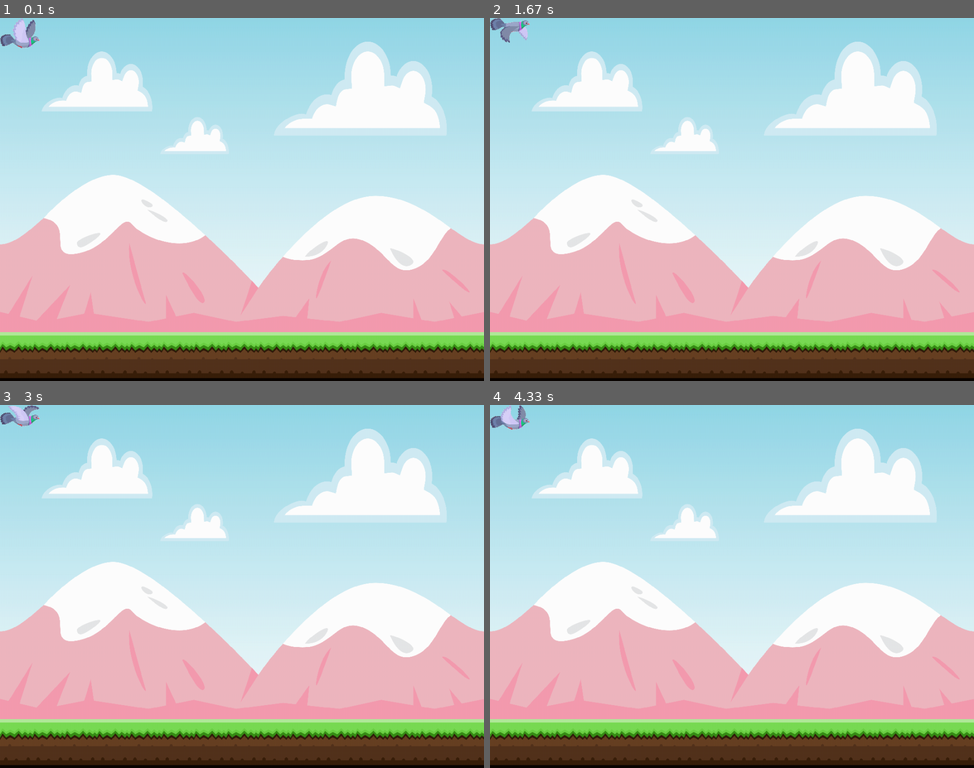
Above: before the commit, frames 1-4 (two rows, left to right).
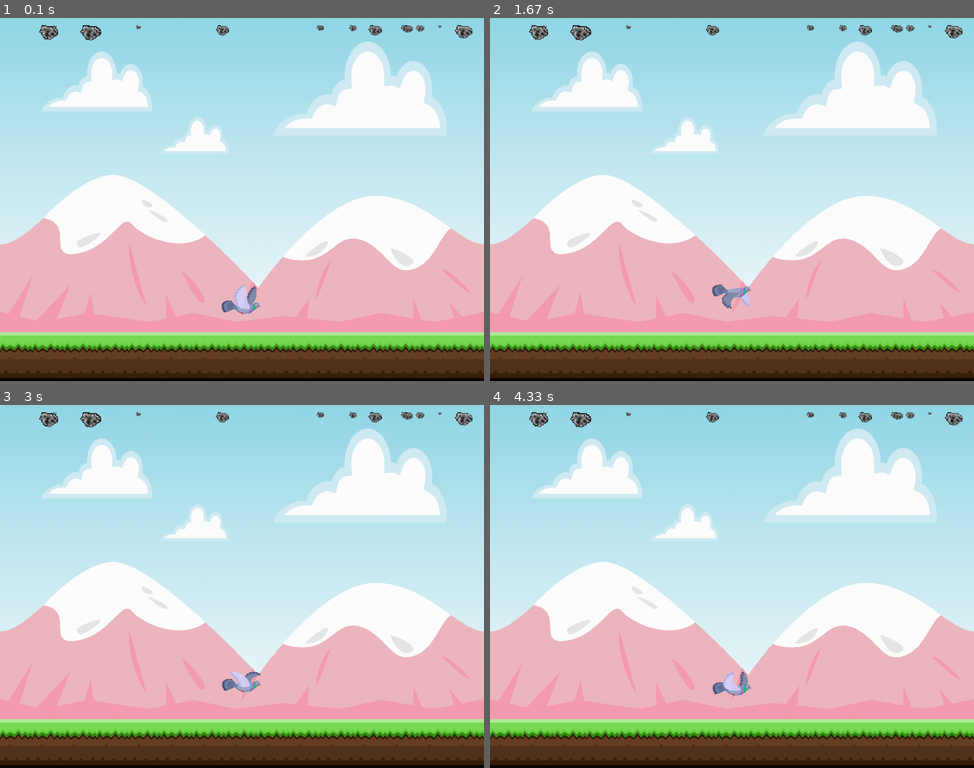
Above: after the commit, the same moments.

Repository: JanKrb/pygame-rocks
Game: pygame game, started from main.py
Same seed, same stepped clock (60 frames per second), same inputs: the game is played once before the commit and once after it.
Inputs:
- Up to frame 1 (0.1 s): no input
- Up to frame 2 (1.67 s): hold D 0.33-0.8 s; hold D 0.83-1.3 s; hold A from 1.33 s (still down)
- Up to frame 3 (3 s): release A at 1.87 s; hold A 1.9-2.3 s; hold D 2.33-2.97 s
- Up to frame 4 (4.33 s): hold A 3-3.47 s; hold D 3.5-3.97 s; hold D from 4 s (still down)

The runs differ from the first frame. In frame 1, 1.3% of the frame differs, in the area x 0-98%, y 0-82%; in frame 2, 1.2%; in frame 3, 1.2%; in frame 4, 1.2%.

Commit message:
Implement stone object

Diff:
--- a/main.py
+++ b/main.py
@@ -1,6 +1,7 @@
 from typing import Set
 import pygame
 import os
+import random
 
 class Settings:
     # Window settings
@@ -16,7 +17,9 @@
     path_fonts = os.path.join(path_assets, 'fonts')
 
     # Game settings
-    sprite_size_enemy = 0.4
+    sprite_size_pigeon = 0.4
+    max_spawn_attemps = 50
+    pigeon_bottom_offset = 200
 
 class Background:
     def __init__(self) -> None:
@@ -33,6 +36,59 @@
 
     def update(self) -> None:
         pass
+
+class PseudoStoneSprite(pygame.sprite.Sprite):
+    def __init__(self, pseudo_ratio) -> None:
+        super().__init__()
+
+        '''
+        This class is used for the find_free_space_on_y_axis of Stone.
+        The purpose of this class is to check if the pseudo sprite with the same width (but invisible) fits into a gap on the y axis
+        '''
+        self.image = pygame.image.load(os.path.join(Settings.path_images, 'stone.png'))
+        self.rect = self.image.get_rect()
+        self.rand_size_ratio = pseudo_ratio
+        self.resize_image()
+
+    def resize_image(self):
+        self.image = pygame.transform.scale(self.image, (
+            (self.rect.width * self.rand_size_ratio),
+            (self.rect.height * self.rand_size_ratio)
+        ))
+        self.rect = self.image.get_rect()
+
+class Stone(pygame.sprite.Sprite):
+    def __init__(self, game) -> None:
+        super().__init__()
+
+        self.image = pygame.image.load(os.path.join(Settings.path_images, 'stone.png'))
+        self.rect = self.image.get_rect()
+        self.rand_size_ratio = random.uniform(0.01, 0.2)
+        self.resize_image()
+        self.rect.top = 15
+        self.rect.left = self.find_free_space_on_y_axis(game)
+
+    def resize_image(self):
+        self.image = pygame.transform.scale(self.image, (
+            (self.rect.width * self.rand_size_ratio),
+            (self.rect.height * self.rand_size_ratio)
+        ))
+        self.rect = self.image.get_rect()
+
+    def find_free_space_on_y_axis(self, game, depth=0):
+        candidate = random.randint(1, Settings.window_width - self.rect.width)
+
+        if depth > Settings.max_spawn_attemps:
+            print("Failed to find position")
+            return candidate
+
+        pseudo_object = PseudoStoneSprite(self.rand_size_ratio)
+        pseudo_hits = pygame.sprite.spritecollide(pseudo_object, game.stones, False)
+
+        if len(pseudo_hits) > 0:
+            return self.find_free_space_on_y_axis(game, depth + 1)
+
+        return candidate
 
 class Pigeon(pygame.sprite.Sprite):
     def __init__(self) -> None:
@@ -44,11 +100,20 @@
         self.rect = self.image.get_rect()
         self.animation_cooldown = 5
         self.resize_image()
+        self.rect.top = Settings.window_height - Settings.pigeon_bottom_offset
+        self.rect.left = Settings.window_width // 2 - self.rect.width // 2
+        self.speed = 0
+        self.direction = 1 # Positive: Right; Negative: Left
 
     def draw(self) -> None:
-        game.screen.blit(self.image, (0, 0))
+        game.screen.blit(self.image, self.rect)
+
+    def get_position(self):
+        return (self.rect.top, self.rect.left)
 
     def update(self) -> None:
+        prev_pos = self.get_position()
+
         if self.animation_cooldown <= 0:
             self.image_index += 1
             if self.image_index >= len(self.images):
@@ -56,17 +121,39 @@
 
             self.image = self.images[self.image_index]
             self.rect = self.image.get_rect()
-            self.resize_image()
+            self.rect.top = prev_pos[0]
+            self.rect.left = prev_pos[1]
+            self.resize_image(prev_pos)
             self.animation_cooldown = 5
         else:
             self.animation_cooldown -= 1
 
-    def resize_image(self):
-        self.image = pygame.transform.scale(self.image, (
-            (self.rect.width * Settings.sprite_size_enemy),
-            (self.rect.height * Settings.sprite_size_enemy)
-        ))
-        self.rect = self.image.get_rect()
+    def resize_image(self, prev_pos=(0,0)):
+        self.image = pygame.transform.scale(self.image, (
+            (self.rect.width * Settings.sprite_size_pigeon),
+            (self.rect.height * Settings.sprite_size_pigeon)
+        ))
+        self.rect = self.image.get_rect()
+        self.rect.top = prev_pos[0]
+        self.rect.left = prev_pos[1]
+
+    def move_right(self, speed=1):
+        if self.direction < 0:
+            # Make pigeon look to left
+            pass
+        self.rect.left += speed
+
+        prev_pos = self.get_position()
+        self.resize_image(prev_pos)
+
+    def move_left(self, speed=1):
+        if self.direction > 0:
+            # Make pigeon look to right
+            pass
+        self.rect.left -= speed
+
+        prev_pos = self.get_position()
+        self.resize_image(prev_pos)
 
 class Game:
     def __init__(self) -> None:
@@ -83,8 +170,11 @@
 
         # Sprites
         self.background = Background()
-        self.enemies = pygame.sprite.Group()
+        self.stones = pygame.sprite.Group()
         self.pigeon = Pigeon()
+
+        for _ in range(15):
+            self.stones.add(Stone(self))
 
         self.enemy_spawn_cooldown_current = 1000
         self.enemy_spawn_cooldown_counter = self.enemy_spawn_cooldown_current
@@ -111,10 +201,15 @@
             elif event.type == pygame.KEYDOWN:
                 if event.key == pygame.K_ESCAPE:
                     self.running = False
+                elif event.key == pygame.K_d:
+                    self.pigeon.move_right()
+                elif event.key == pygame.K_a:
+                    self.pigeon.move_left()
 
     def update(self) -> None:
         self.background.update()
         self.pigeon.update()
+        self.stones.update()
 
         # Spawn enemies
         if self.enemy_spawn_cooldown_counter > 0:
@@ -128,6 +223,7 @@
     def draw(self) -> None:
         self.background.draw()
         self.pigeon.draw()
+        self.stones.draw(self.screen)
         pygame.display.flip()
 
 if __name__ == '__main__':
Binary file added: assets/images/stone.png
